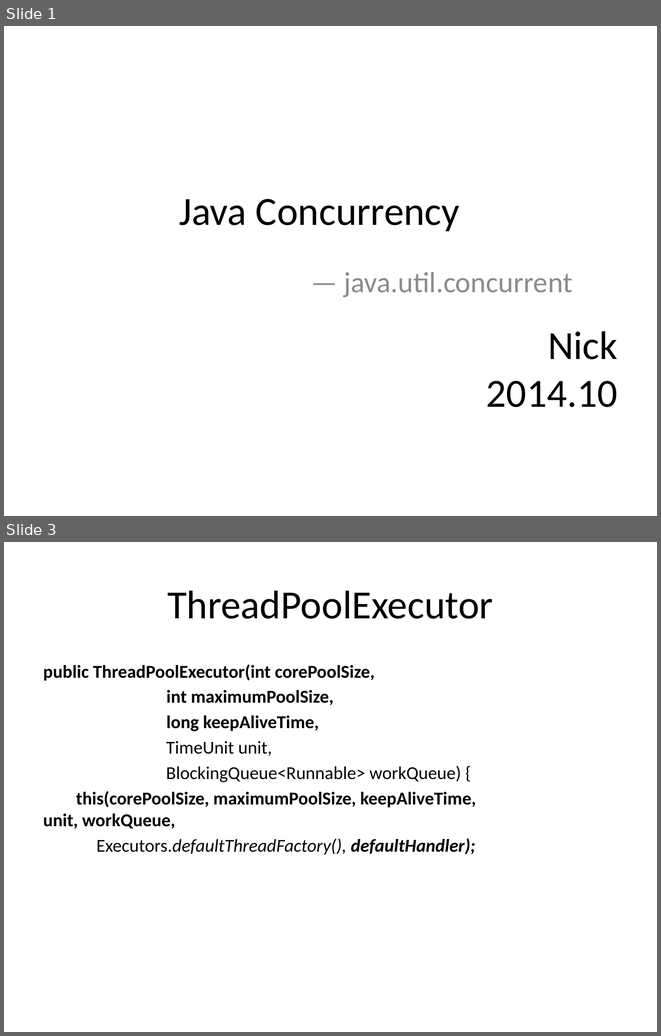
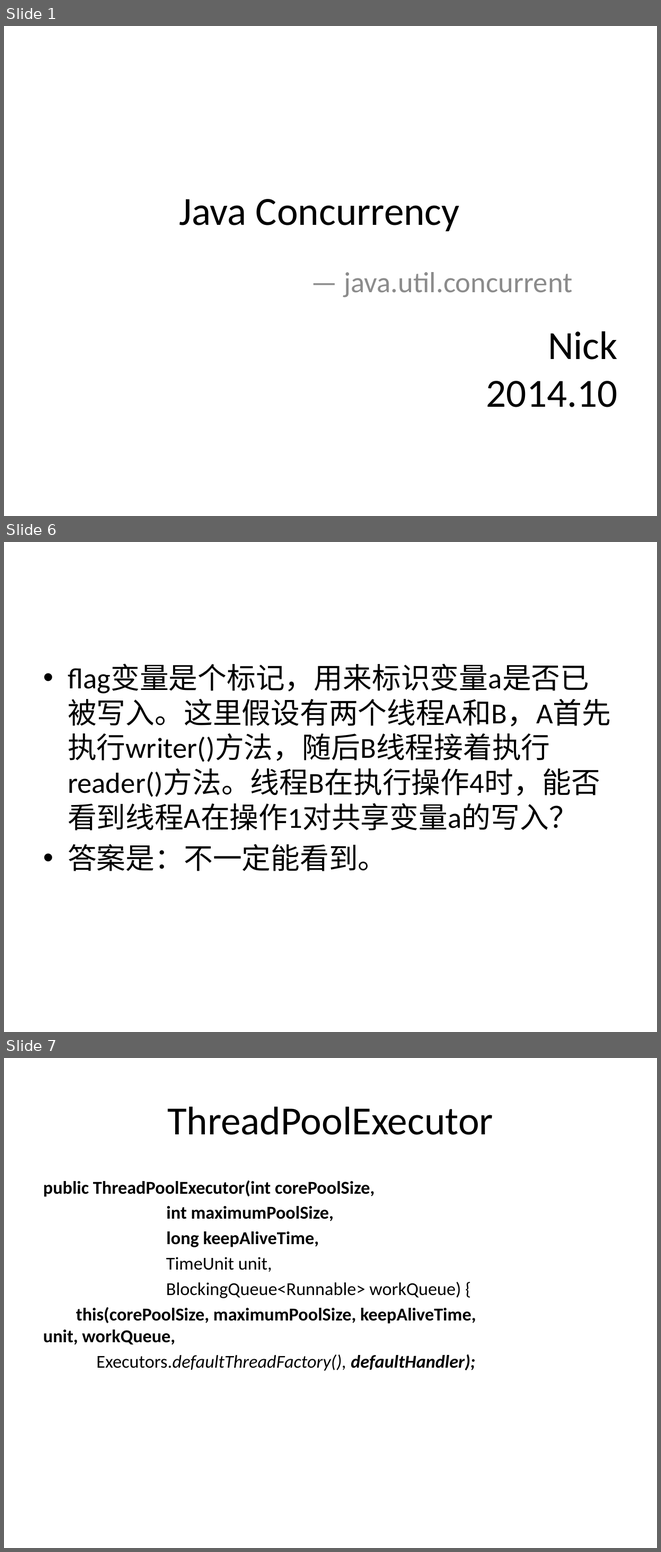
Before and after one commit to NickyQian/Practice, a slide deck: Document/Java Concurrency.pptx. Shown one above the other, each under a label of ours: slides 1 and 3 before the commit, slides 1, 6 and 7 after it; the slides between them are not shown. The pictures are 661x1036 and 661x1552 pixels, drawn with LibreOffice and Linux fonts; fonts in the diff are those of the drawing. Boxes give left, top, right and bottom in pixels: in the first picture for what was removed or moved away, otherwise in the second. Text is boxed around its words. In the diff, an @@ line names an element or a change of style, - is before the commit and + after.

```diff
--- a/Document/Java Concurrency.pptx
+++ b/Document/Java Concurrency.pptx
@@ slide 6 added at [4, 542, 657, 1032], background #FFFFFF @@
@@ text added at [68, 664, 611, 871], 32 pt, text #000000 @@
+• flag变量是个标记，用来标识变量a是否已被写入。这里假设有两个线程A和B，A首先执行writer()方法，随后B线程接着执行reader()方法。线程B在执行操作4时，能否看到线程A在操作1对共享变量a的写入？
+• 答案是：不一定能看到。
@@ what was slide 3 is now slide 7 @@
```
Also in this commit, not shown: 1 slide changed, 3 other slides added.
